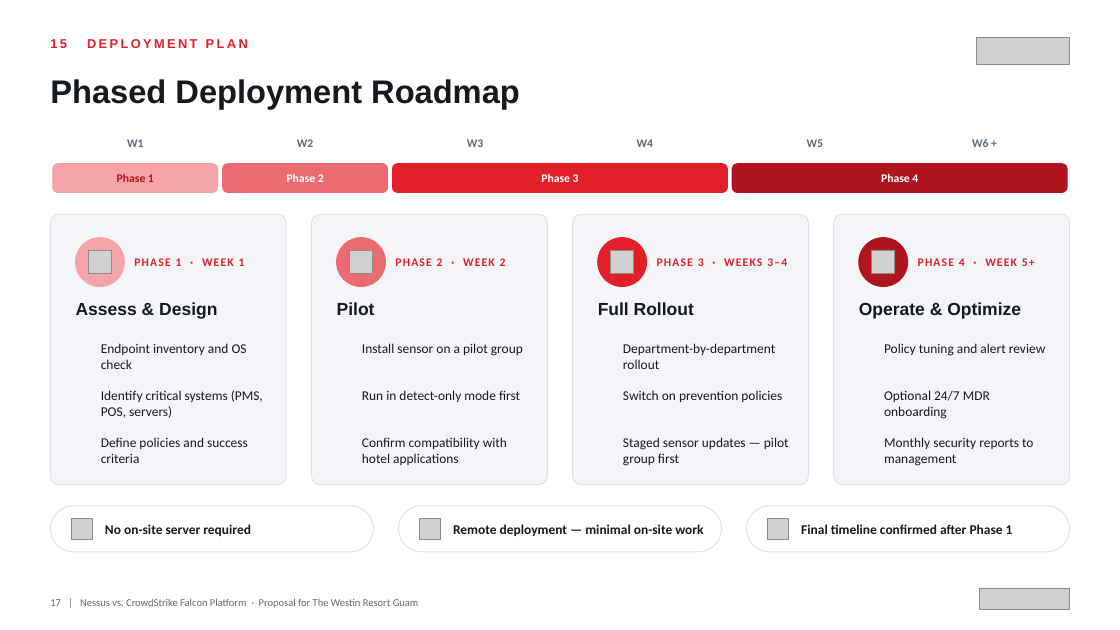
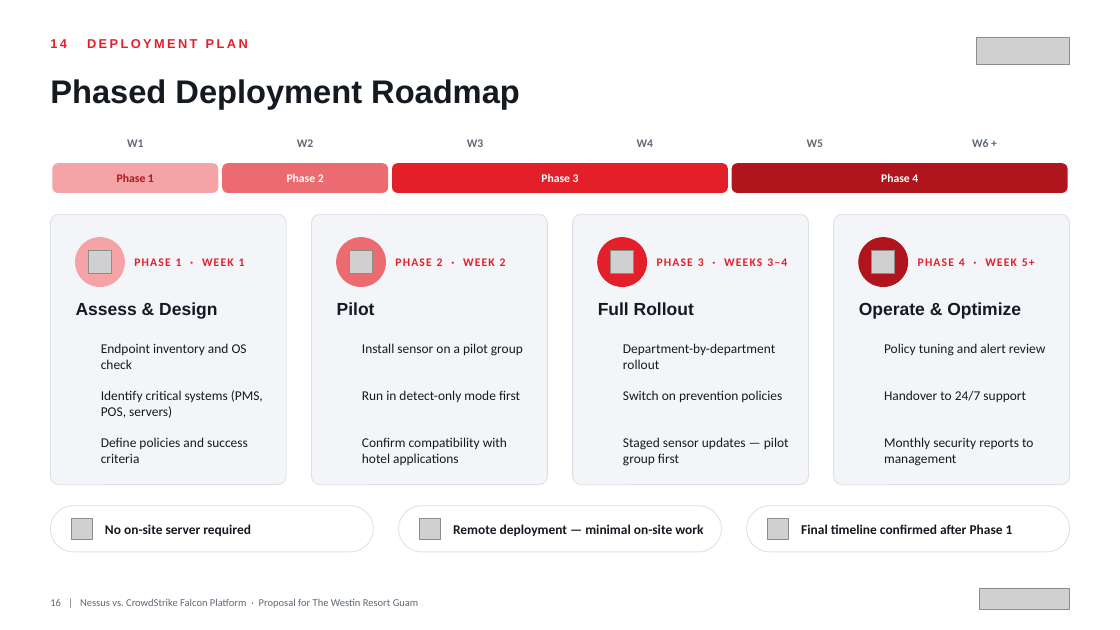
Before and after one commit to BigLee-Creator/Recommendations, a slide deck: slide 16 of ENG._Nessus_vs_CrowdStrike_Falcon_Proposal_for_Westin_Resort_Guam_SECUKOREA.pptx (slide 17 before the commit). Drawn at 1120x630 pixels with LibreOffice and Linux fonts; fonts in the diff are those of the drawing; grey boxes stand for pictures; background and template pictures are left out. Boxes give left, top, right and bottom in pixels: in the first picture for what was removed or moved away, otherwise in the second. Text is boxed around its words. In the diff, an @@ line names an element or a change of style, - is before the commit and + after.

```diff
--- a/ENG._Nessus_vs_CrowdStrike_Falcon_Proposal_for_Westin_Resort_Guam_SECUKOREA.pptx
+++ b/ENG._Nessus_vs_CrowdStrike_Falcon_Proposal_for_Westin_Resort_Guam_SECUKOREA.pptx
@@ text at box(50, 39, 248, 48): text changed @@
-15 DEPLOYMENT PLAN
+14 DEPLOYMENT PLAN
@@ text at box(884, 390, 1026, 402): text changed @@
-Optional 24/7 MDR onboarding
+Handover to 24/7 support
@@ text at box(50, 598, 419, 608): text changed @@
-17 | Nessus vs. CrowdStrike Falcon Platform · Proposal for The Westin Resort Guam
+16 | Nessus vs. CrowdStrike Falcon Platform · Proposal for The Westin Resort Guam
```
Also in this commit, not shown: 12 other slides changed, 1 slide removed.
